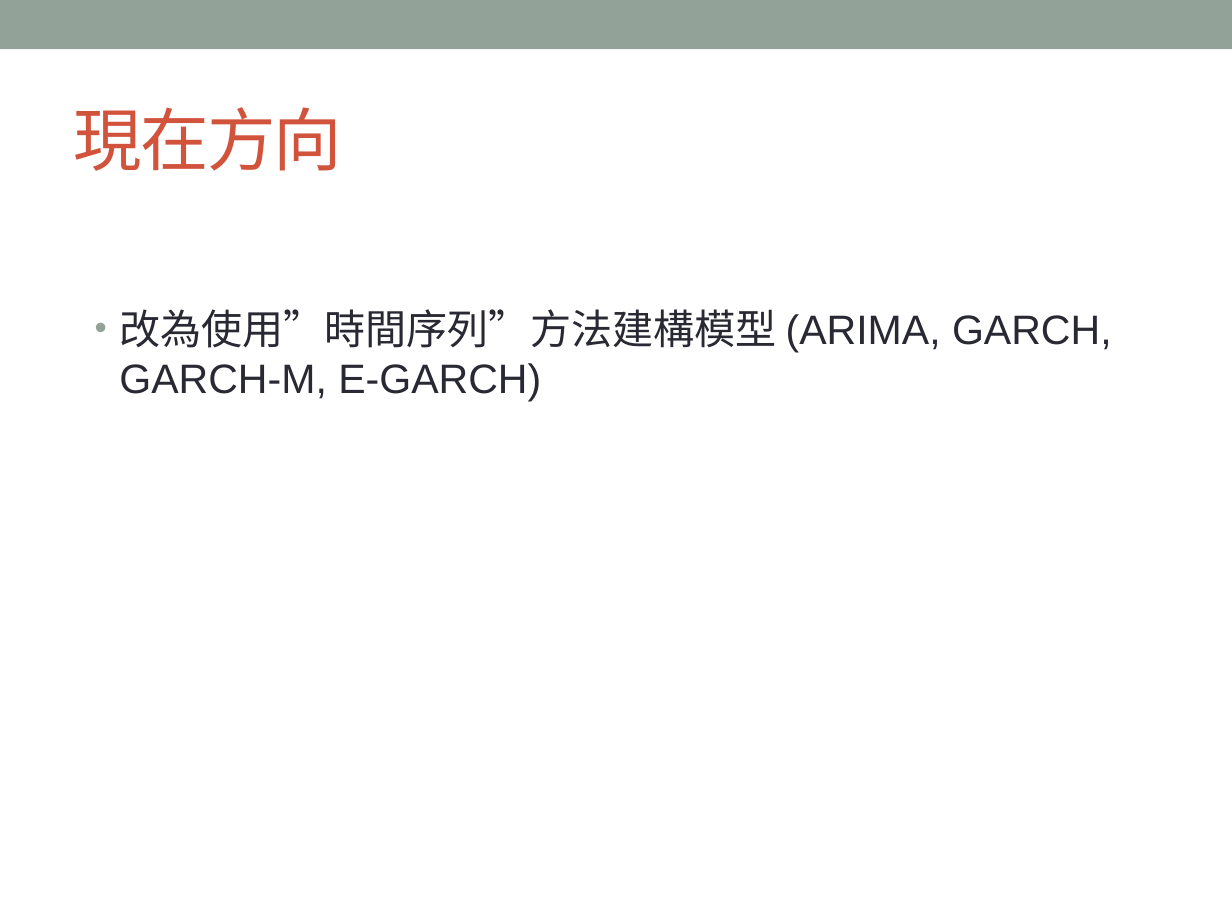
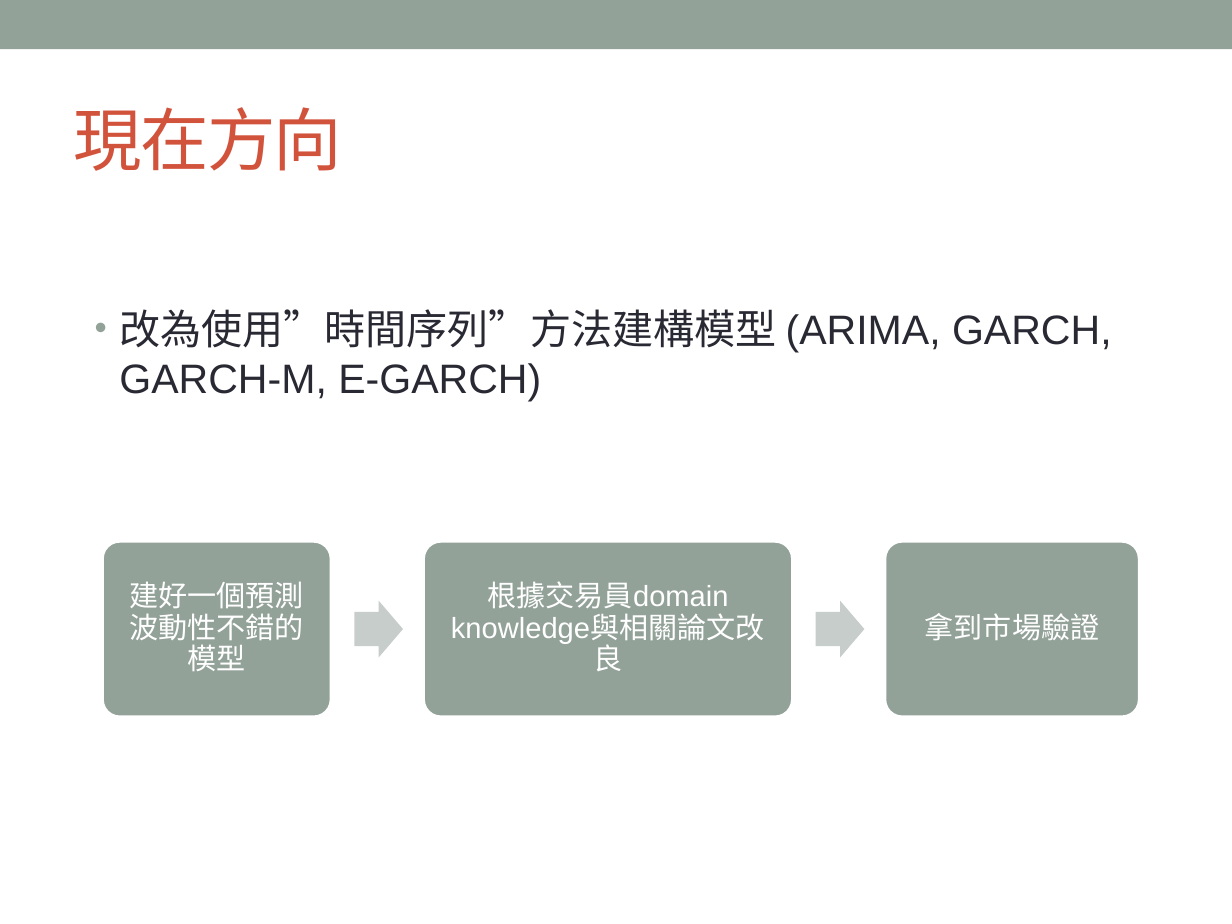
Before and after one commit to TengWeiHsu/2017ML_HW, a slide deck: slide 7 of Report_TingWei.pptx. Drawn at 1232x924 pixels with LibreOffice and Linux fonts; fonts in the diff are those of the drawing. Boxes give left, top, right and bottom in pixels: in the first picture for what was removed or moved away, otherwise in the second. Text is boxed around its words. In the diff, an @@ line names an element or a change of style, - is before the commit and + after.

```diff
--- a/Report_TingWei.pptx
+++ b/Report_TingWei.pptx
@@ group added at (102,541,1140,717): 3 rounded rectangles, 3 texts, 2 right arrows @@
+建好一個預測波動性不錯的模型
+根據交易員domain knowledge與相關論文改良
+拿到市場驗證
```
